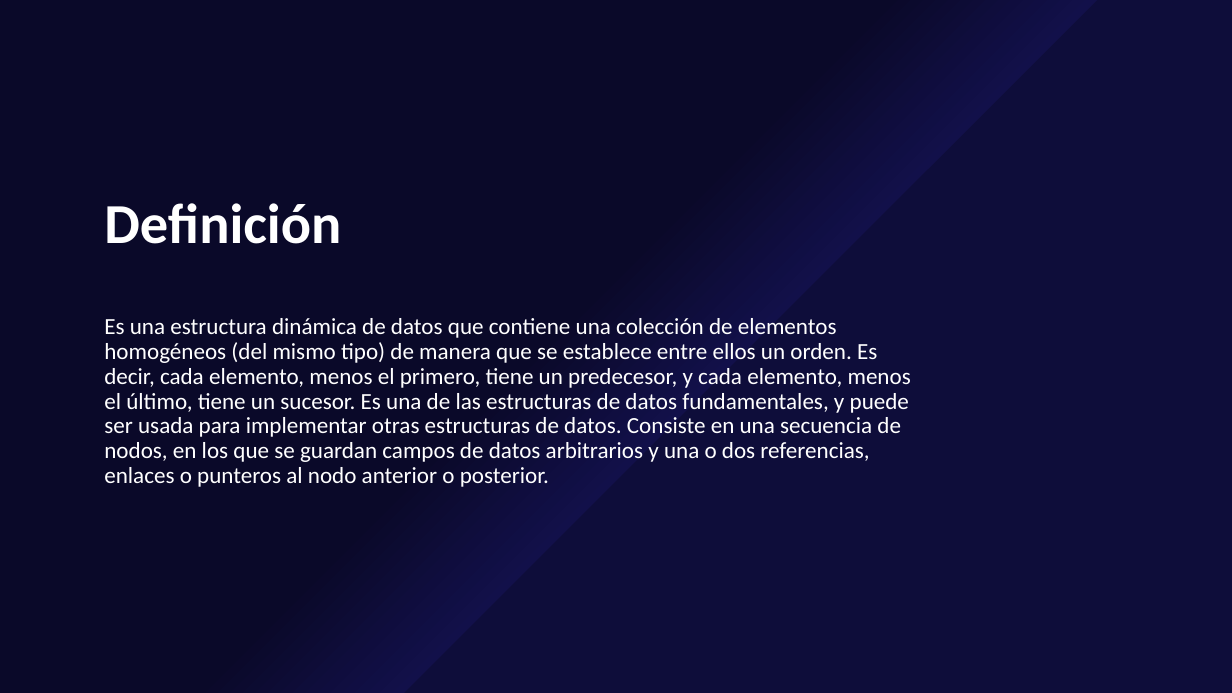
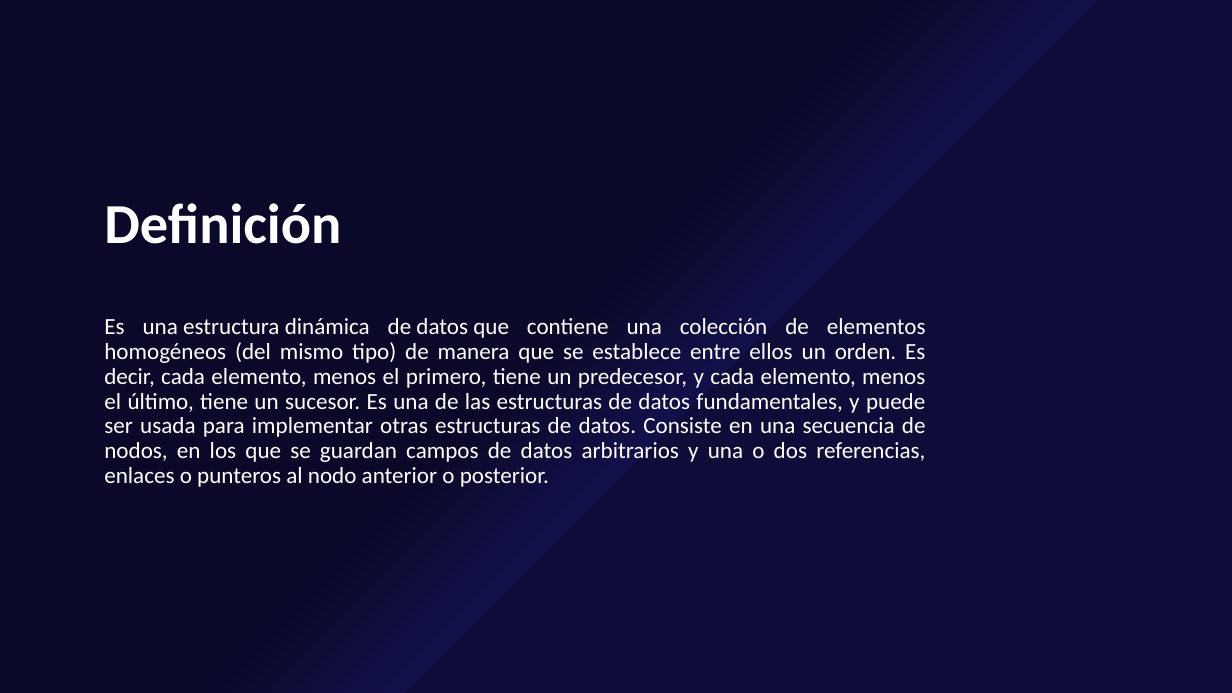
Before and after one commit to 987-Ismael-Romero/Listas, a slide deck: slide 2 of Expo/Expo_Listas.pptx. Drawn at 1232x693 pixels with LibreOffice and Linux fonts; fonts in the diff are those of the drawing. Boxes give left, top, right and bottom in pixels: in the first picture for what was removed or moved away, otherwise in the second. Text is boxed around its words. In the diff, an @@ line names an element or a change of style, - is before the commit and + after.

```diff
--- a/Expo/Expo_Listas.pptx
+++ b/Expo/Expo_Listas.pptx
@@ text "Es una estructura dinámica de ..." at <box>104,318,926,487</box>: alignment left to justified @@
```
Also in this commit, not shown: 3 other slides changed, 1 slide added.
